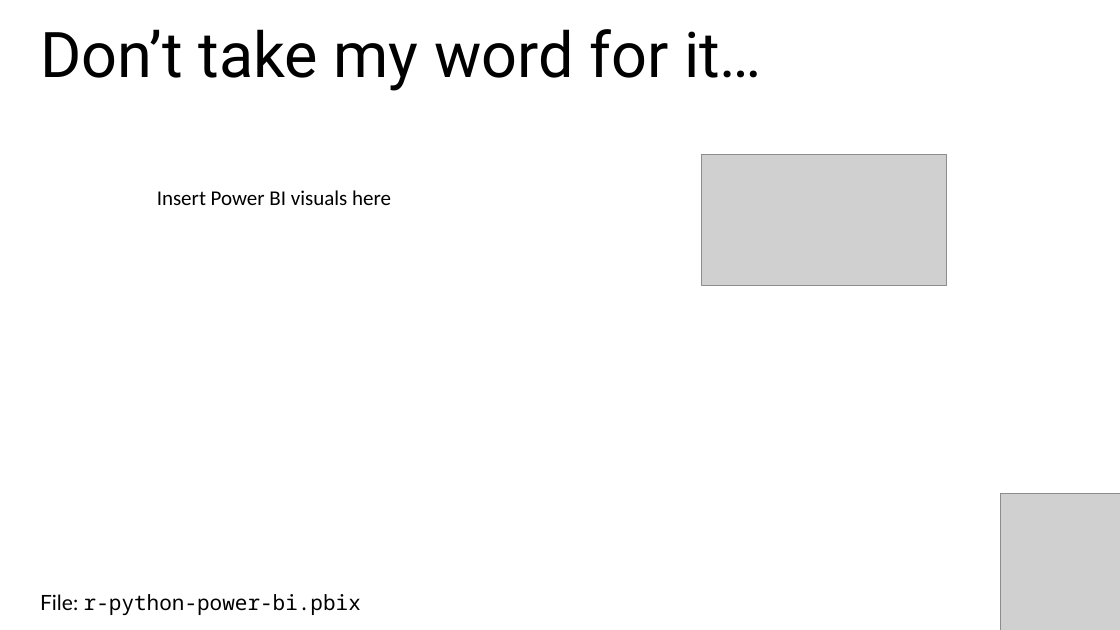
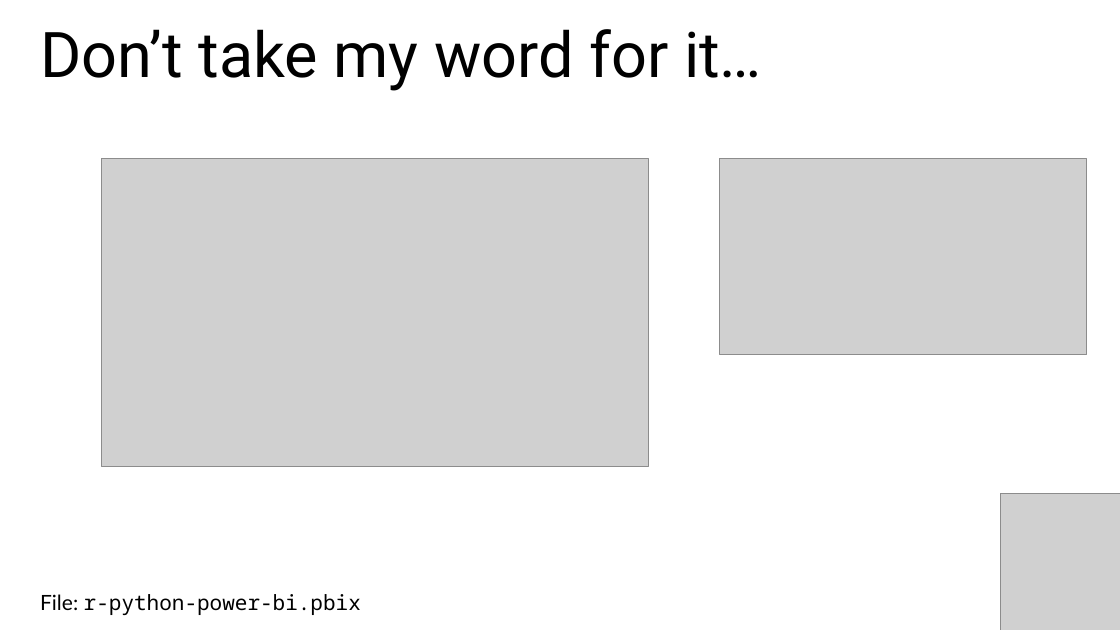
Before and after one commit to stringfestdata/london-excel, a slide deck: slide 9 of advancing-into-analytics-london-meetup.pptx. Drawn at 1120x630 pixels with LibreOffice and Linux fonts; fonts in the diff are those of the drawing; grey boxes stand for pictures. Boxes give left, top, right and bottom in pixels: in the first picture for what was removed or moved away, otherwise in the second. Text is boxed around its words. In the diff, an @@ line names an element or a change of style, - is before the commit and + after.

```diff
--- a/advancing-into-analytics-london-meetup.pptx
+++ b/advancing-into-analytics-london-meetup.pptx
@@ picture added at bbox=[102, 159, 649, 466] @@
@@ picture: place and size @@
-picture at bbox=[702, 155, 947, 286]
+picture at bbox=[720, 159, 1087, 355]
@@ text removed at bbox=[157, 190, 391, 205] @@
-Insert Power BI visuals here
```
Also in this commit, not shown: 3 other slides changed, 1 slide added, 1 slide removed, 3 other files.
